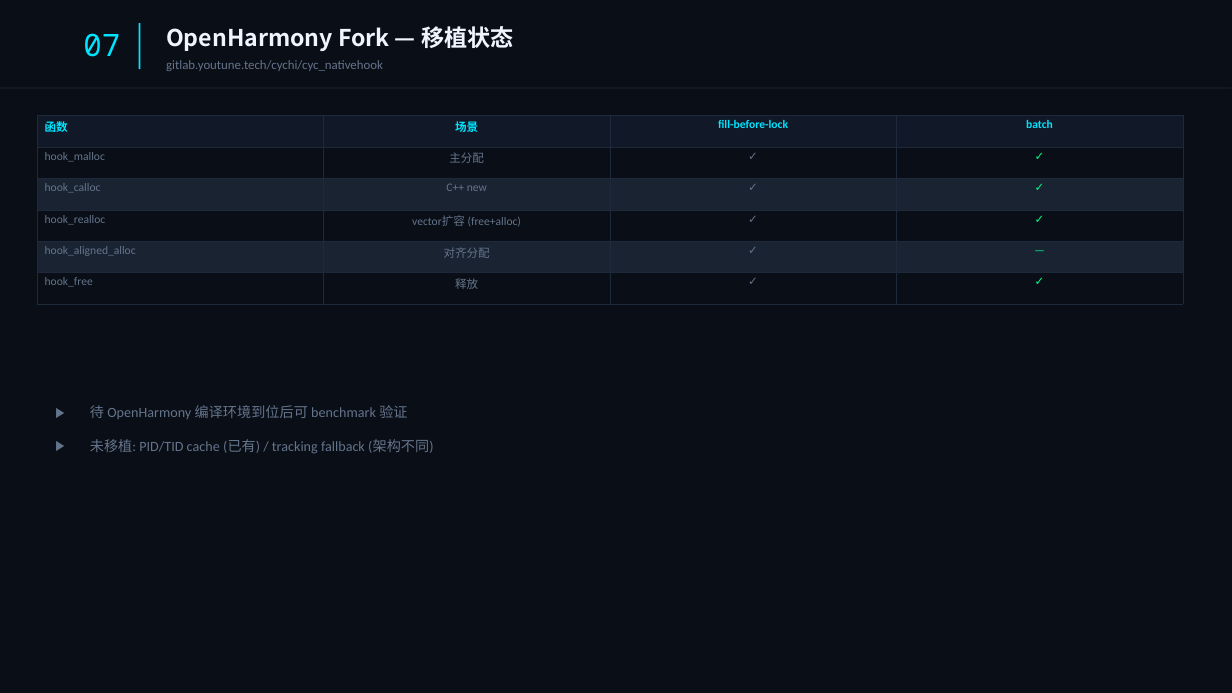
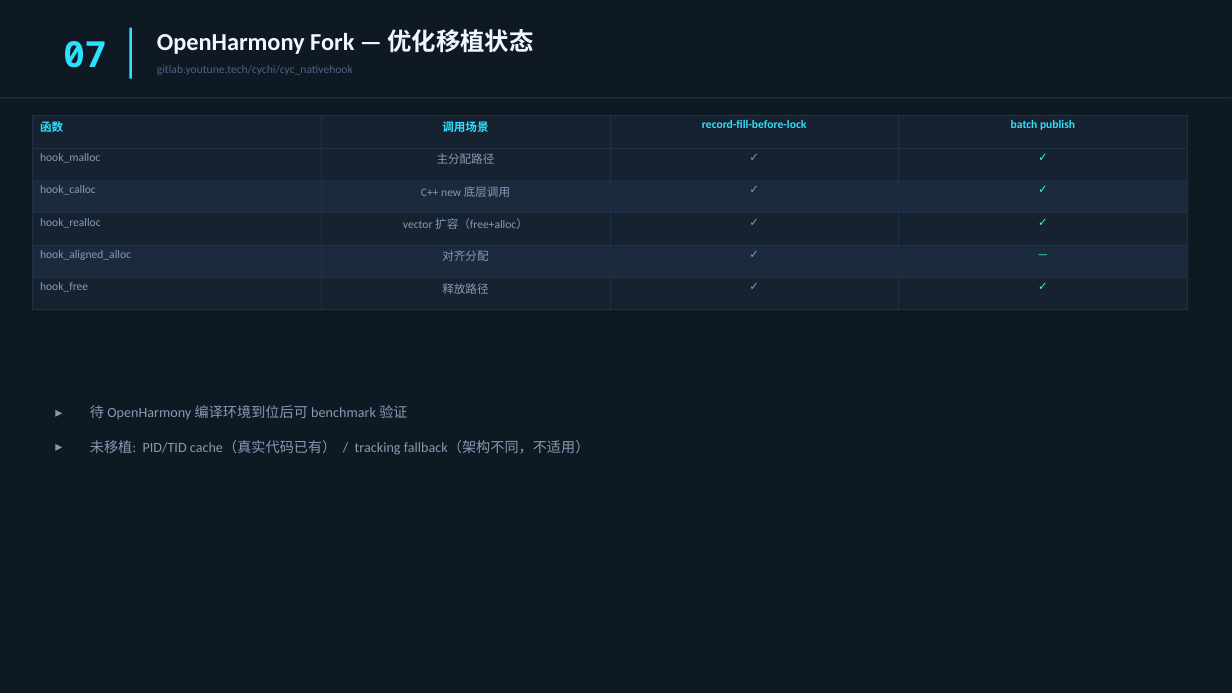
Before and after one commit to YiChiChen1106/Nativehook_linux_planb, a slide deck: slide 8 of presentation/native_hook_progress_2026-06-05.pptx. Drawn at 1232x693 pixels with LibreOffice and Linux fonts; fonts in the diff are those of the drawing. Boxes give left, top, right and bottom in pixels: in the first picture for what was removed or moved away, otherwise in the second. Text is boxed around its words. In the diff, an @@ line names an element or a change of style, - is before the commit and + after.

```diff
--- a/presentation/native_hook_progress_2026-06-05.pptx
+++ b/presentation/native_hook_progress_2026-06-05.pptx
@@ background #0A0E17 to #0F1923 @@
@@ text "07" at (x1=63, y1=41, x2=106, y2=68): size 24 to 28 pt, text colour #00E5FF to #2DE1FC, bold on @@
@@ rectangle resized from (x1=139, y1=23, x2=140, y2=69) to (x1=129, y1=28, x2=132, y2=79) @@
@@ rectangle at (x1=129, y1=28, x2=132, y2=79): fill #00E5FF to #2DE1FC @@
@@ text at (x1=157, y1=29, x2=534, y2=54): text changed; size 18 to 19 pt; font Noto Sans CJK SC to Calibri; text colour #F0F4FF to #F0F6FF @@
-OpenHarmony Fork — 移植状态
+OpenHarmony Fork — 优化移植状态
@@ text "gitlab.youtune.tech/cychi/cyc_nativehook" moved from (x1=166, y1=60, x2=383, y2=71) to (x1=157, y1=65, x2=353, y2=75) @@
@@ text "gitlab.youtune.tech/cychi/cyc_nativehook" at (x1=157, y1=65, x2=353, y2=75): size 10 to 9 pt, text colour #64748B to #506080 @@
@@ rectangle moved from (x1=0, y1=88, x2=1232, y2=89) to (x1=0, y1=97, x2=1232, y2=98) @@
@@ rectangle at (x1=0, y1=97, x2=1232, y2=98): fill #1E293B to #1E3045 @@
@@ table at (x1=32, y1=116, x2=1186, y2=298) @@
-row 1: 函数 | 场景 | fill-before-lock | batch
+row 1: 函数 | 调用场景 | record-fill-before-lock | batch publish
-row 2, column 2: 主分配
+row 2, column 2: 主分配路径
-row 3, column 2: C++ new
+row 3, column 2: C++ new 底层调用
-row 4, column 2: vector扩容 (free+alloc)
+row 4, column 2: vector 扩容（free+alloc）
-row 6, column 2: 释放
+row 6, column 2: 释放路径
@@ fill #111827 to #162230 in row 1 @@
@@ fill #0A0E17 to #162230 in 12 cells @@
@@ fill #1A2332 to #1B2B3D in 8 cells @@
@@ text colour #00E5FF to #2DE1FC in "函数" @@
@@ text colour #64748B to #8899B4 in "hook_malloc", "✓", "hook_calloc", "✓" and 7 more places @@
@@ text colour #00FF88 to #3DFCB4 in "✓", "✓", "✓", "—" and 1 more places @@
@@ borders changed @@
@@ table resized from (x1=37, y1=116, x2=1183, y2=293) to (x1=32, y1=116, x2=1186, y2=298) @@
@@ text at (x1=90, y1=405, x2=407, y2=419): text colour #64748B to #8899B4 in "待 OpenHarmony 编译环境到位后可 benchmark 验证"; bullet ▶ to ▸; more space between paragraphs @@
@@ text at (x1=90, y1=440, x2=590, y2=455): text changed; text colour #64748B to #8899B4 @@
-▶ 未移植: PID/TID cache (已有) / tracking fallback (架构不同)
+▸ 未移植: PID/TID cache（真实代码已有） / tracking fallback（架构不同，不适用）
```
Also in this commit, not shown: 9 other slides changed, 1 other file.
